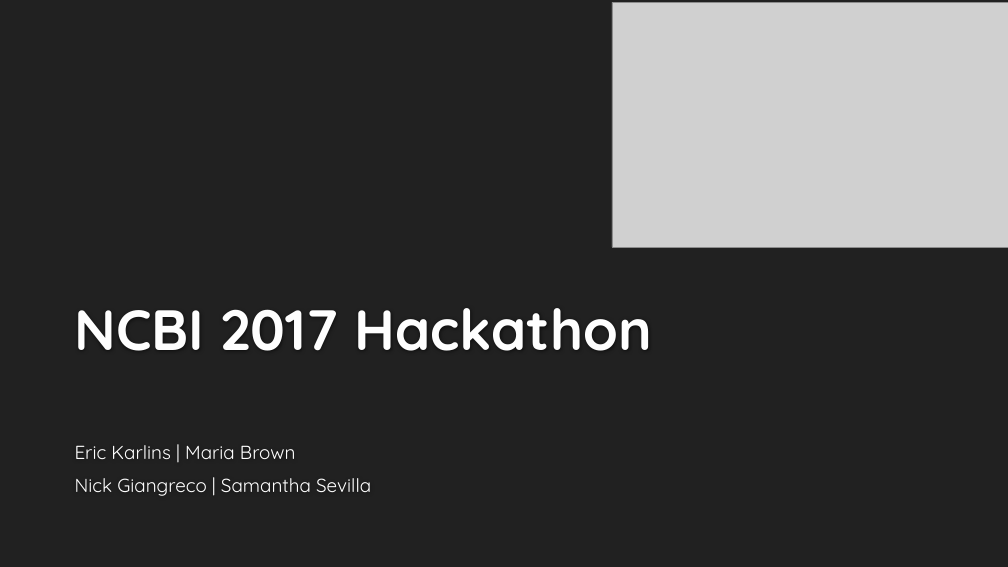
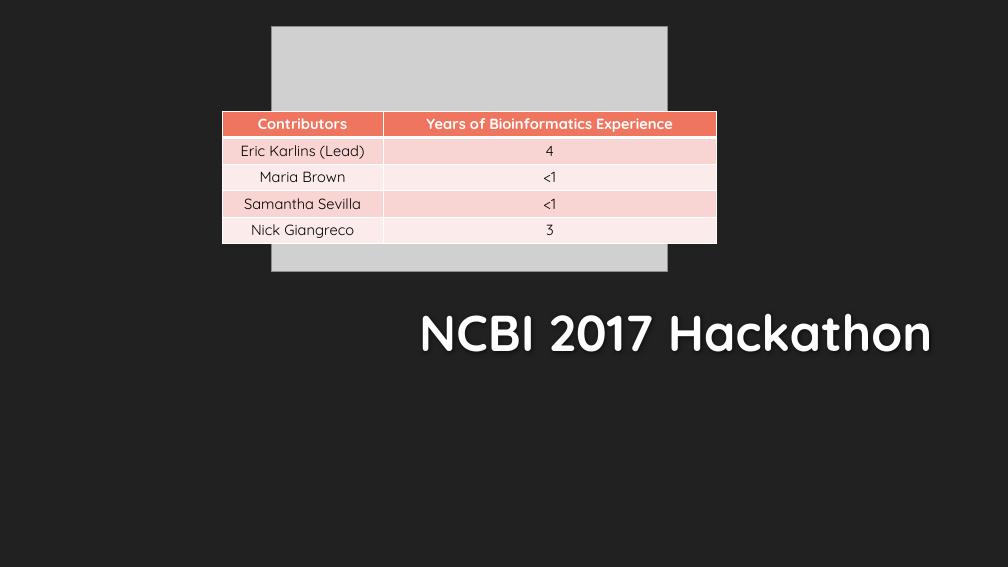
Before and after one commit to NCBI-Hackathons/Scan2CNV, a slide deck: slide 1 of files/Final_Present.pptx. Drawn at 1008x567 pixels with LibreOffice and Linux fonts; fonts in the diff are those of the drawing; grey boxes stand for pictures; background and template pictures are left out. Boxes give left, top, right and bottom in pixels: in the first picture for what was removed or moved away, otherwise in the second. Text is boxed around its words. In the diff, an @@ line names an element or a change of style, - is before the commit and + after.

Commit message:
updated final file
updated contributor info

```diff
--- a/files/Final_Present.pptx
+++ b/files/Final_Present.pptx
@@ picture: place and size @@
-picture at (613,2,1008,247)
+picture at (271,26,668,271)
@@ table added at (222,111,717,243), 5 rows, 2 columns @@
+Contributors | Years of Bioinformatics Experience
+Eric Karlins (Lead) | 4
+Maria Brown | <1
+Samantha Sevilla | <1
+Nick Giangreco | 3
@@ title "NCBI 2017 Hackathon": place and size @@
-title "NCBI 2017 Hackathon" at (75,308,652,351)
+title "NCBI 2017 Hackathon" at (419,314,933,352)
@@ title "NCBI 2017 Hackathon" at (419,314,933,352): size 54 to 48 pt; alignment left to right @@
@@ subtitle removed at (75,445,371,496) @@
-Eric Karlins | Maria Brown
-Nick Giangreco | Samantha Sevilla
```
